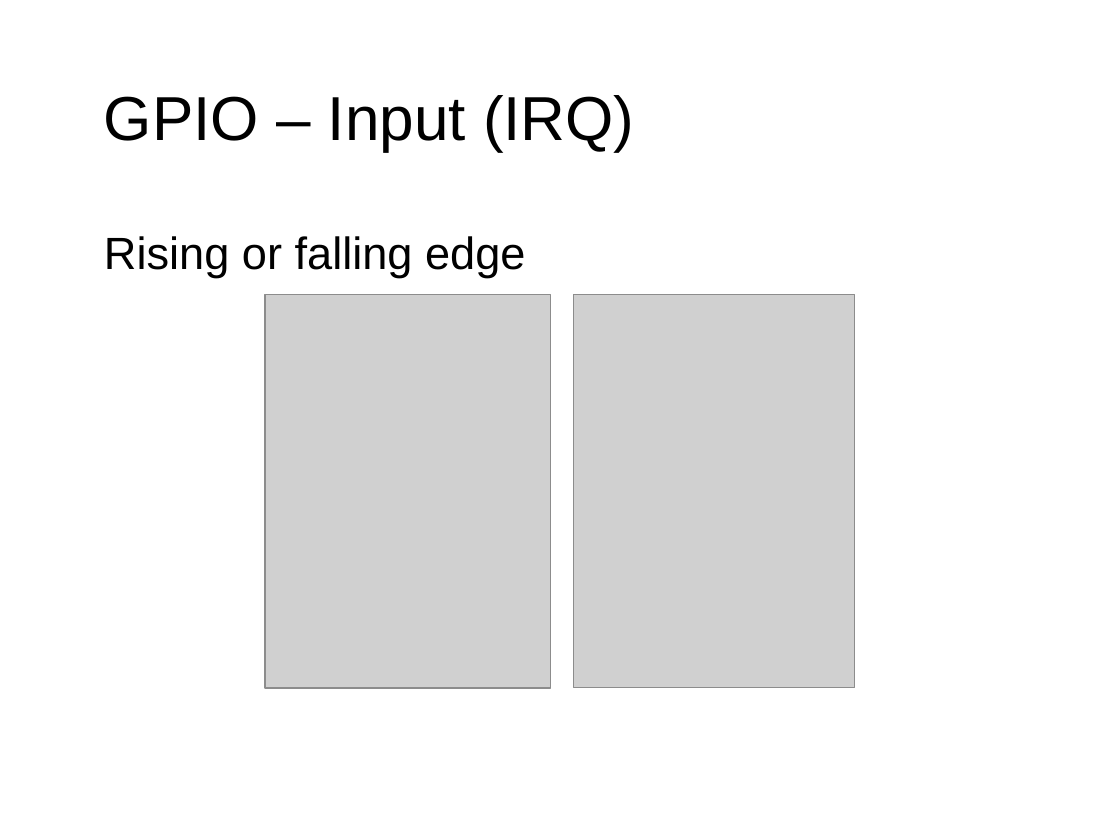
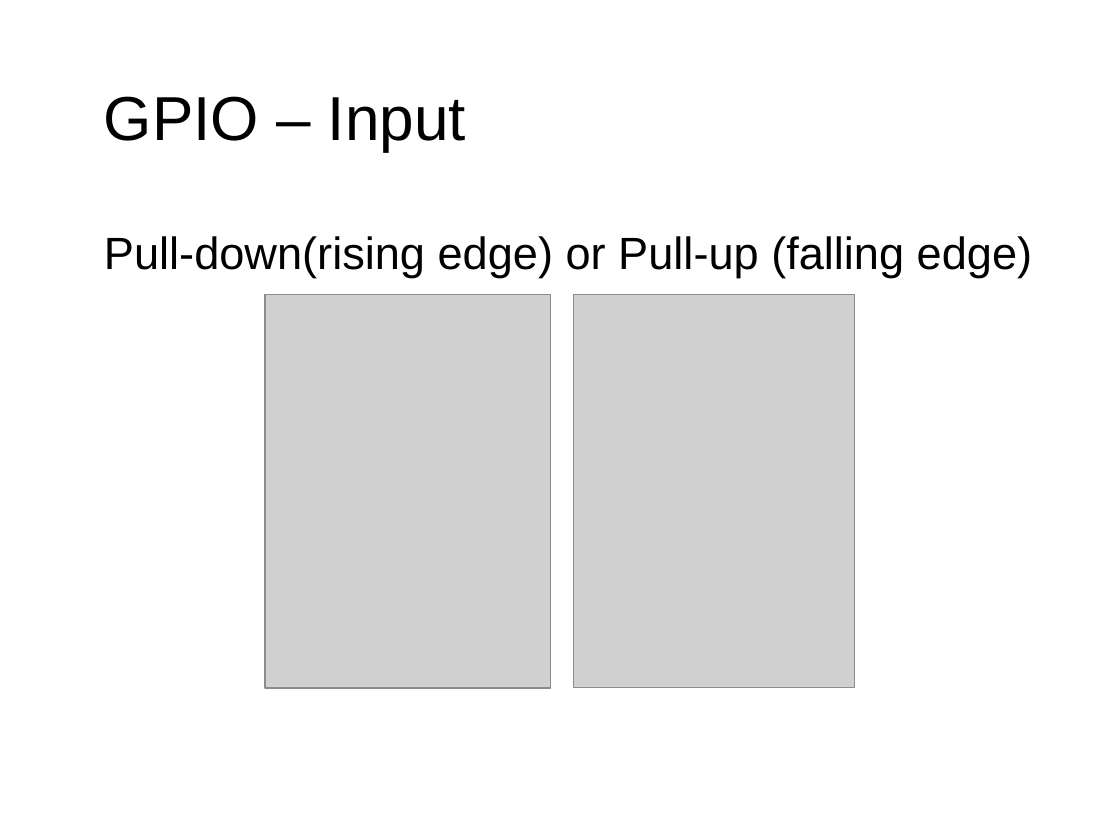
Before and after one commit to exclude-stm32course/Project-1, a slide deck: slide 10 of Docs/lecture.odp (slide 12 before the commit). Drawn at 1120x840 pixels with LibreOffice and Linux fonts; fonts in the diff are those of the drawing; grey boxes stand for pictures; background and template pictures are left out. Boxes give left, top, right and bottom in pixels: in the first picture for what was removed or moved away, otherwise in the second. Text is boxed around its words. In the diff, an @@ line names an element or a change of style, - is before the commit and + after.

```diff
--- a/Docs/lecture.odp
+++ b/Docs/lecture.odp
@@ title at <box>104,96,466,151</box>: text changed @@
-● GPIO – Input (IRQ)
+● GPIO – Input
@@ text at <box>104,236,1032,278</box>: text changed @@
-● Rising or falling edge
+● Pull-down(rising edge) or Pull-up (falling edge)
```
Also in this commit, not shown: 9 other slides changed, 1 slide added, 26 other files.
